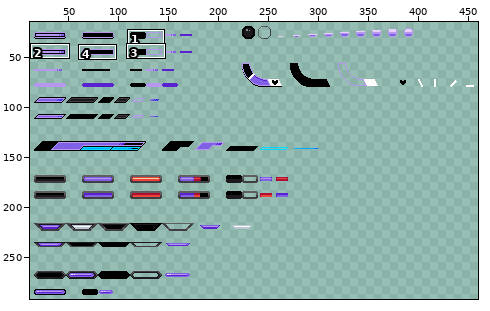
Two versions of one pixel-art file, Assets/Sprites/01_UI/Pixel UI & HUD/ValueBars.aseprite. The picture above shows the old version from afar; the outline marks the close-up.
Close-up. Before the commit:
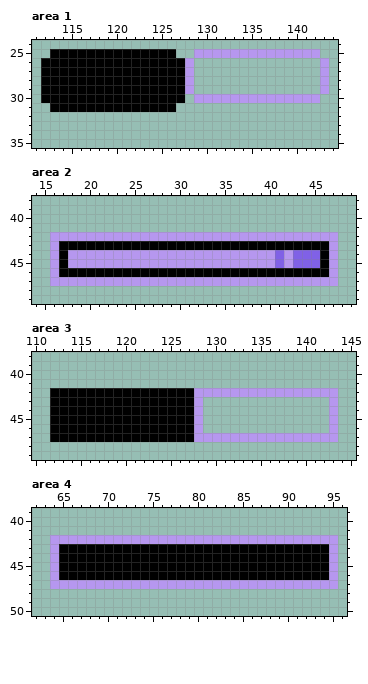
480x304 pixels, 1 frame. Shown: area 1: x 111..144, y 24..35; area 2: x 14..49, y 38..49; area 3: x 110..145, y 38..49; area 4: x 62..96, y 39..50. The wide view leaves out empty margins. The commit also changed other parts of the picture, which this record leaves out.
Now the later version:
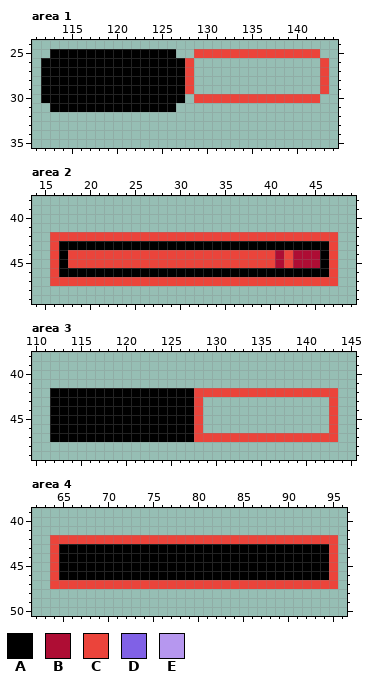
Palette (. is transparent): A #000000  B #ae0d34  C #eb443b  D #8061e6  E #b697ef
The exact change:
layer "Green" now hidden
layer "Orange" now hidden
layer "Purple" now hidden
Area 1:
y 25: x 129..142 EEEEEEEEEEEEEE -> CCCCCCCCCCCCCC
y 26..29: x 128 E -> C; x 143 E -> C
y 30: x 129..142 EEEEEEEEEEEEEE -> CCCCCCCCCCCCCC
Area 2:
y 42: x 16..47 EEEEEEEEEEEEEEEEEEEEEEEEEEEEEEEE -> CCCCCCCCCCCCCCCCCCCCCCCCCCCCCCCC
y 43: x 16 E -> C; x 47 E -> C
y 44..45: x 16 E -> C; x 18..45 EEEEEEEEEEEEEEEEEEEEEEEDEDDD -> CCCCCCCCCCCCCCCCCCCCCCCBCBBB; x 47 E -> C
y 46: x 16 E -> C; x 47 E -> C
y 47: x 16..47 EEEEEEEEEEEEEEEEEEEEEEEEEEEEEEEE -> CCCCCCCCCCCCCCCCCCCCCCCCCCCCCCCC
Area 3:
y 42: x 128..143 EEEEEEEEEEEEEEEE -> CCCCCCCCCCCCCCCC
y 43..46: x 128 E -> C; x 143 E -> C
y 47: x 128..143 EEEEEEEEEEEEEEEE -> CCCCCCCCCCCCCCCC
Area 4:
y 42: x 64..95 EEEEEEEEEEEEEEEEEEEEEEEEEEEEEEEE -> CCCCCCCCCCCCCCCCCCCCCCCCCCCCCCCC
y 43..46: x 64 E -> C; x 95 E -> C
y 47: x 64..95 EEEEEEEEEEEEEEEEEEEEEEEEEEEEEEEE -> CCCCCCCCCCCCCCCCCCCCCCCCCCCCCCCC
Where, in picture pixels (left, top, right, bottom), the same in both close-ups:
changed: (185, 49, 329, 103)
changed: (50, 232, 338, 286)
changed: (194, 388, 338, 442)
changed: (50, 535, 338, 589)
